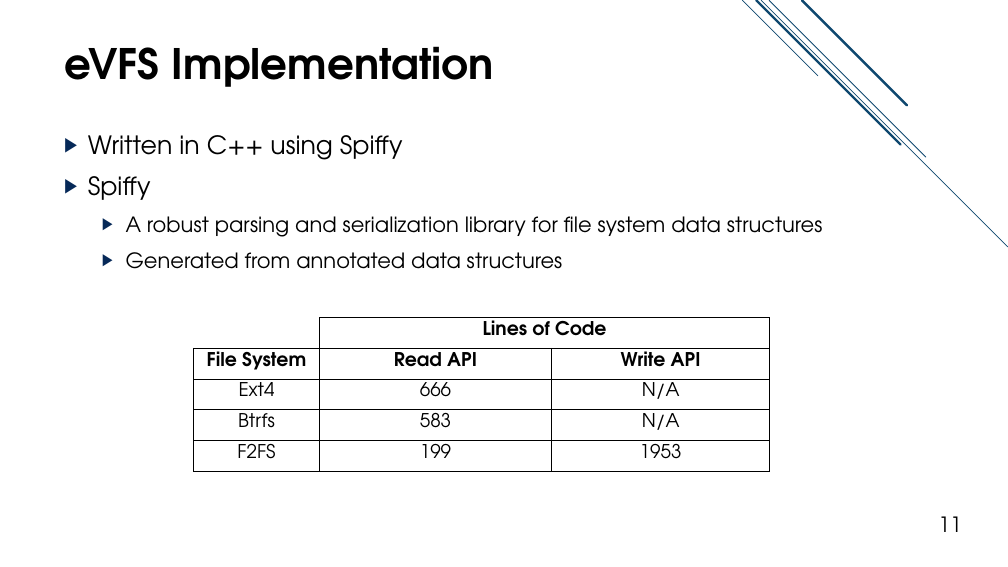
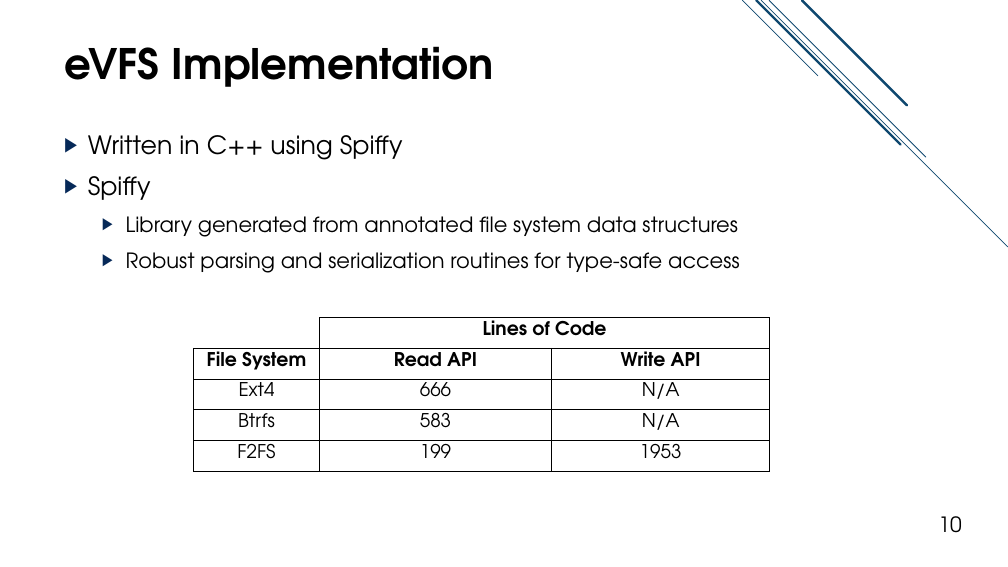
Before and after one commit to jacksun007/evfs-paper, a slide deck: slide 10 of slide/evfs_talk.pptx (slide 11 before the commit). Drawn at 1008x567 pixels with LibreOffice and Linux fonts; fonts in the diff are those of the drawing. Boxes give left, top, right and bottom in pixels: in the first picture for what was removed or moved away, otherwise in the second. Text is boxed around its words. In the diff, an @@ line names an element or a change of style, - is before the commit and + after.

```diff
--- a/slide/evfs_talk.pptx
+++ b/slide/evfs_talk.pptx
@@ text at box(126, 216, 740, 273): text changed @@
-  ▶ A robust parsing and serialization library for file system data structures
-  ▶ Generated from annotated data structures
+  ▶ Library generated from annotated file system data structures
+  ▶ Robust parsing and serialization routines for type-safe access
@@ page number at box(938, 516, 961, 533): text changed @@
-11
+10
```
Also in this commit, not shown: 3 other slides changed, 1 slide removed.
